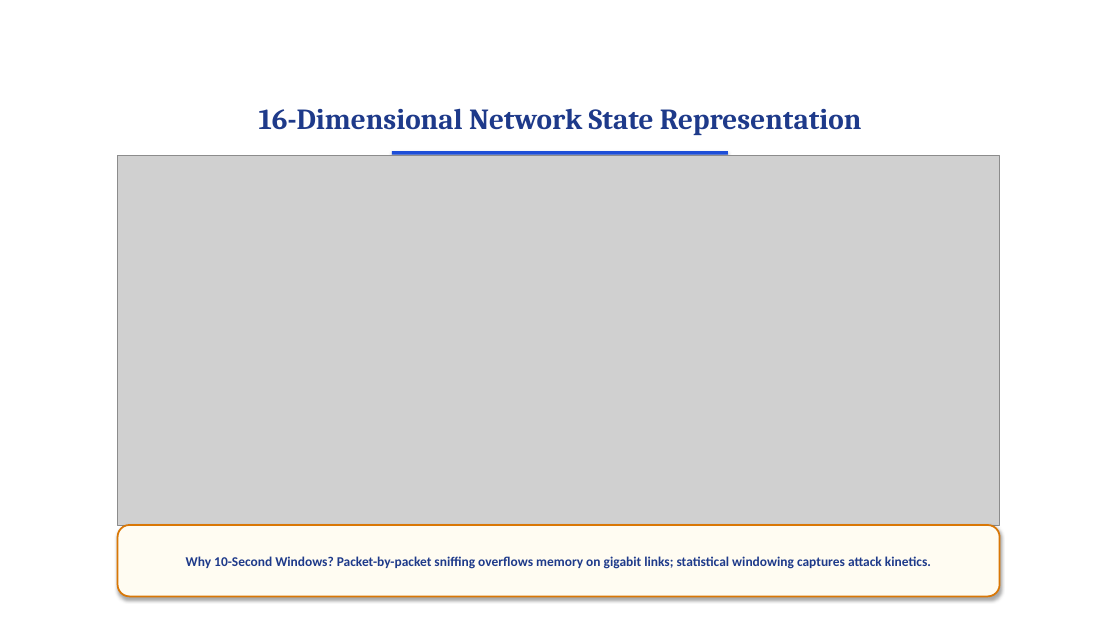
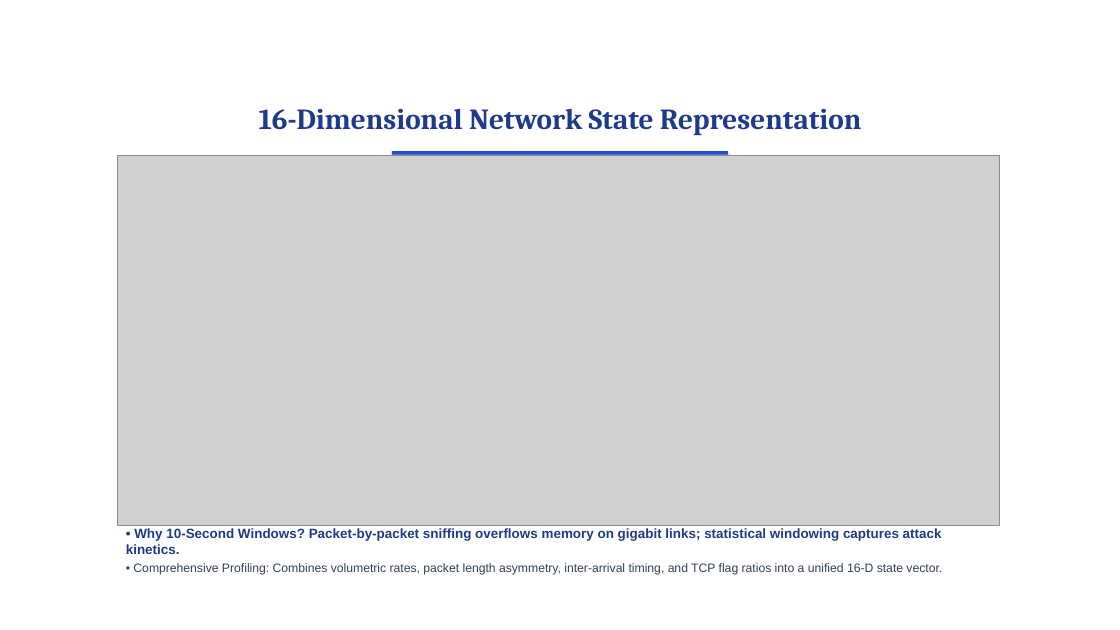
Before and after one commit to surajbuilds53/sentinel-x, a slide deck: slide 7 of Sentinel-X_Presentation.pptx. Drawn at 1120x630 pixels with LibreOffice and Linux fonts; fonts in the diff are those of the drawing; grey boxes stand for pictures; background and template pictures are left out. Boxes give left, top, right and bottom in pixels: in the first picture for what was removed or moved away, otherwise in the second. Text is boxed around its words. In the diff, an @@ line names an element or a change of style, - is before the commit and + after.

Commit message:
refactor(presentation): remove artificial callout boxes across all slides and replace with natural academic bullet text

```diff
--- a/Sentinel-X_Presentation.pptx
+++ b/Sentinel-X_Presentation.pptx
@@ text "• Why 10-Second Windows? Packet-by-packet ...": place and size @@
-text "• Why 10-Second Windows? Packet-by-packet ..." at [118,525,1000,597]
+text "• Why 10-Second Windows? Packet-by-packet ..." at [126,528,942,575]
@@ text "• Why 10-Second Windows? Packet-by-packet ..." at [126,528,942,575]: vertical alignment middle to top; fill #FFFCF2 to none; outline #D97706 1.5 pt to none; shadow off @@
@@ text at [126,528,942,575]: text changed; size 11.5 to 10.5 pt; font Calibri to Arial; text colour #1E3A8A to #334155; bold off @@
-Why 10-Second Windows? Packet-by-packet sniffing overflows memory on gigabit links; statistical windowing captures attack kinetics.
+• Why 10-Second Windows? Packet-by-packet sniffing overflows memory on gigabit links; statistical windowing captures attack kinetics.
+• Comprehensive Profiling: Combines volumetric rates, packet length asymmetry, inter-arrival timing, and TCP flag ratios into a unified 16-D state vector.
```
Also in this commit, not shown: 14 other slides changed, 2 other files.
